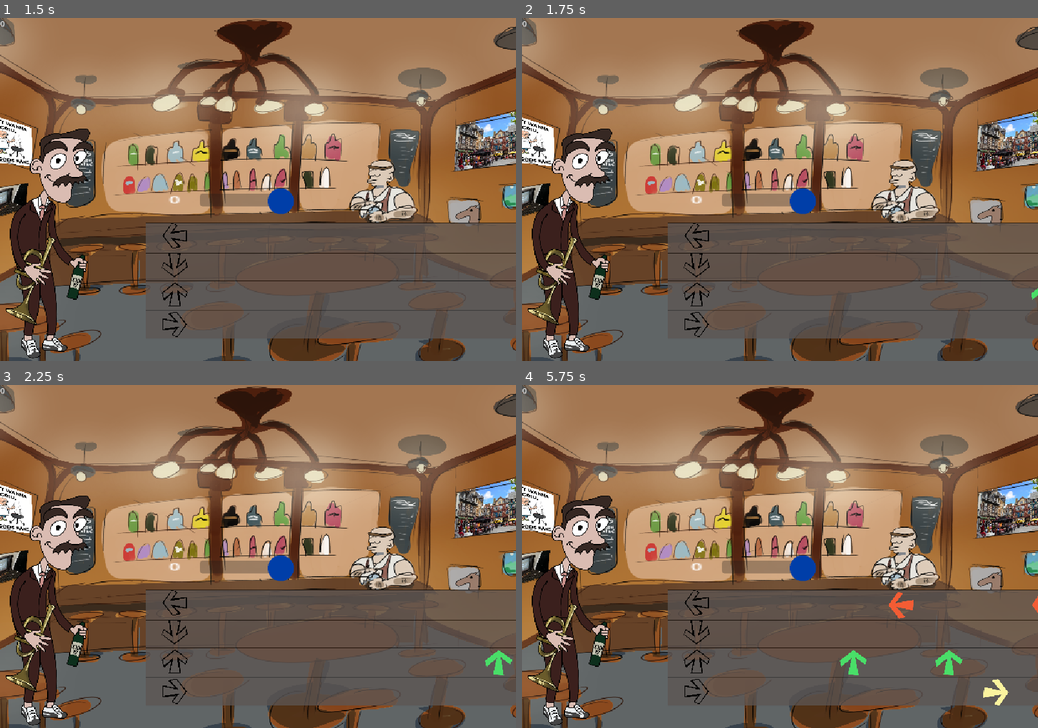
Above: before the commit, frames 1-4 (two rows, left to right).
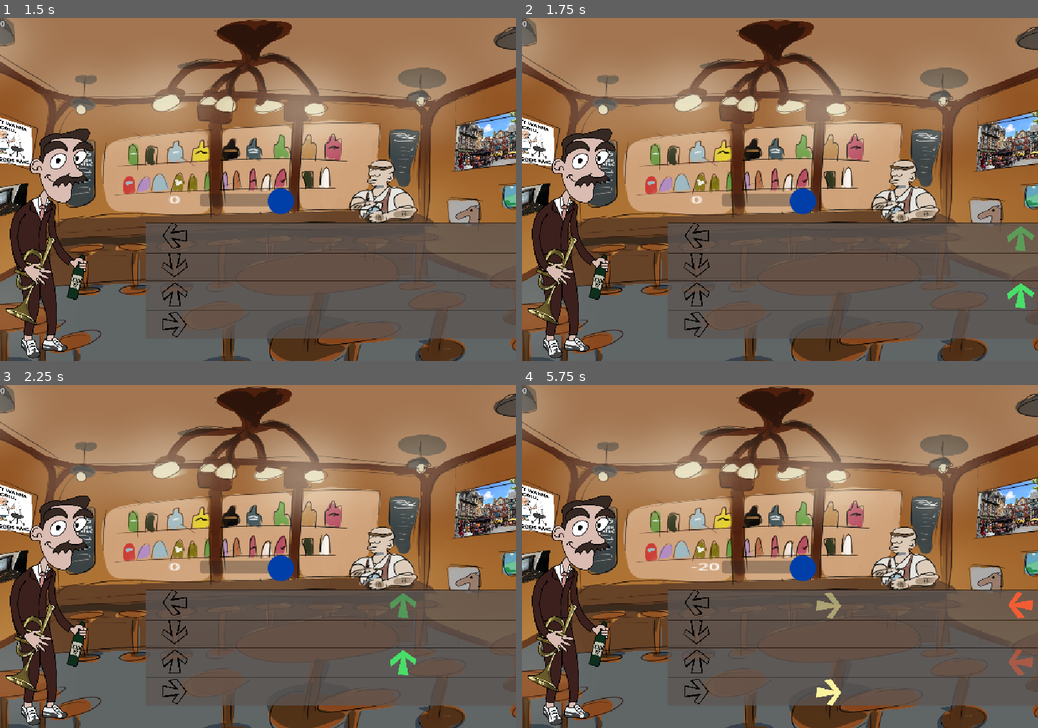
Above: after the commit, the same moments.

Repository: fabienhinault/bbqjam2025
Game: Godot game, scene res://main.tscn
The game is run twice, just before and just after one commit, with the same random seed, the same clock (stepped at 60 frames per second) and the same inputs.
Inputs (mouse positions are in pixels of both pictures, inside the frame that each line leads up to):
- Up to frame 1 (1.5 s): click (180, 237) at 0.5 s; tap Enter at 1.25 s; tap Space (GetDrunk) at 1.35 s
- Up to frame 2 (1.75 s): no input
- Up to frame 3 (2.25 s): tap D (HitNote1) at 2.1 s
- Up to frame 4 (5.75 s): tap one key every 0.75 s from 2.85 s: F (HitNote2) J (HitNote3) K (HitNote4) Space (GetDrunk)

Frame 1 is identical in both runs. In frame 2, 0.4% of the frame differs, in the area x 94-100%, y 60-85%; in frame 3, 0.5%; in frame 4, 1.4%, in the area x 32-100%, y 51-94%.

Commit message:
Premier malus

Diff:
--- a/note.gd
+++ b/note.gd
@@ -1,7 +1,7 @@
 extends Area2D
 ## script of each note that spawns, handles the player hitting or missing them
 
-var vitesse = 100
+@export var vitesse = 100
 var noteLabel = 0
 var canBeHit = false
 var hithit = false
--- a/note.tscn
+++ b/note.tscn
@@ -40,6 +40,7 @@
 [node name="note" type="Area2D"]
 scale = Vector2(0.1, 0.1)
 script = ExtResource("1_g50yx")
+vitesse = 400
 metadata/_edit_group_ = true
 
 [node name="sprite" type="AnimatedSprite2D" parent="."]
--- a/zone_partition.gd
+++ b/zone_partition.gd
@@ -4,21 +4,25 @@
 var drink = false
 var taux_alcoolémie = 0
 var hit_daffilé = 0
-var malus = 0
+var malus = 1
+
 
 func create_note(noteLabel):
 	if noteLabel == 0 : #if no note in chart, donùt try to spawn ghost note
 		return
-	#if drink == true : #drunk mode
-		#noteLabel = 5
 	## create note
 	var note:Area2D = noteScene.instantiate()
 	var note_sprite = note.find_child("sprite") # le animatedsprite de la note
 	note_sprite.frame = noteLabel # set to correct color
 	add_child(note)
-	note.global_position = find_child("NoteSpawn" + str(noteLabel)).global_position#Vector2(0, 0)#1109, 522.06)
-	#print ( find_child("NoteSpawn" + str(noteLabel)).global_position)
-	print ( note.global_position)
+	note.global_position = find_child("NoteSpawn" + str(noteLabel)).global_position
+	if malus == 1 :
+		var note2:Area2D = noteScene.instantiate()
+		note2.find_child("sprite").frame = noteLabel # set to correct color
+		note2.modulate.a = 0.5
+		add_child(note2)
+		note2.global_position = find_child("NoteSpawn" + str(randi_range(1,4))).global_position
+
 
 
 
